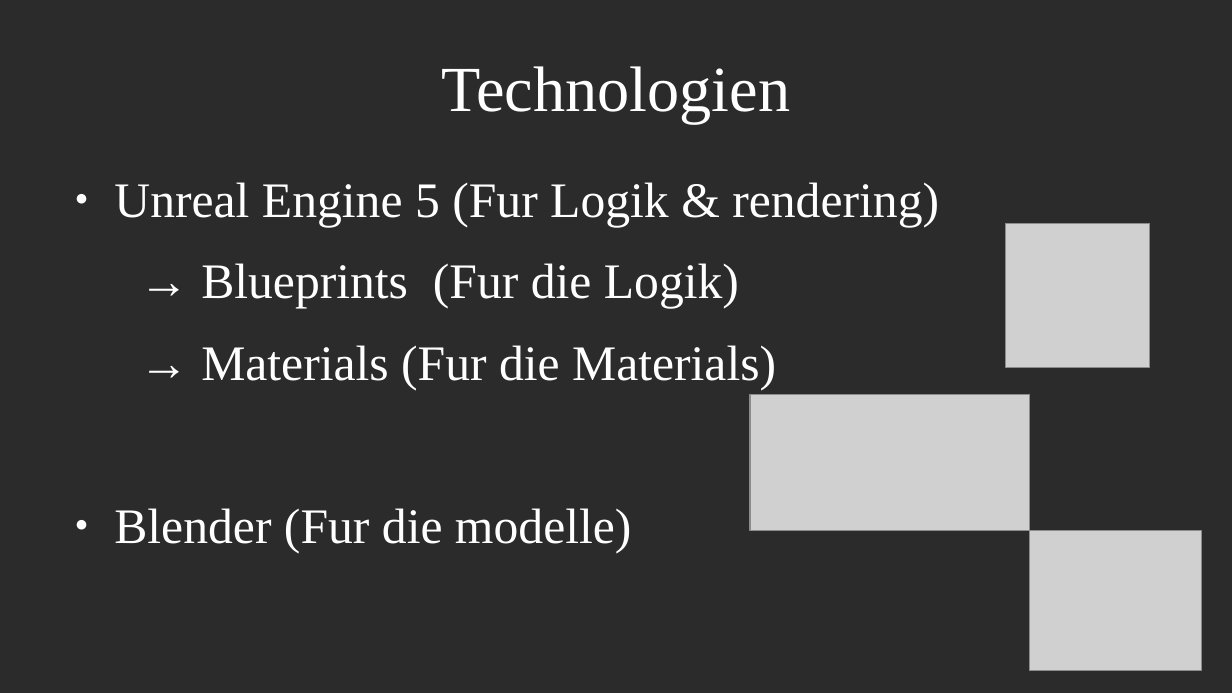
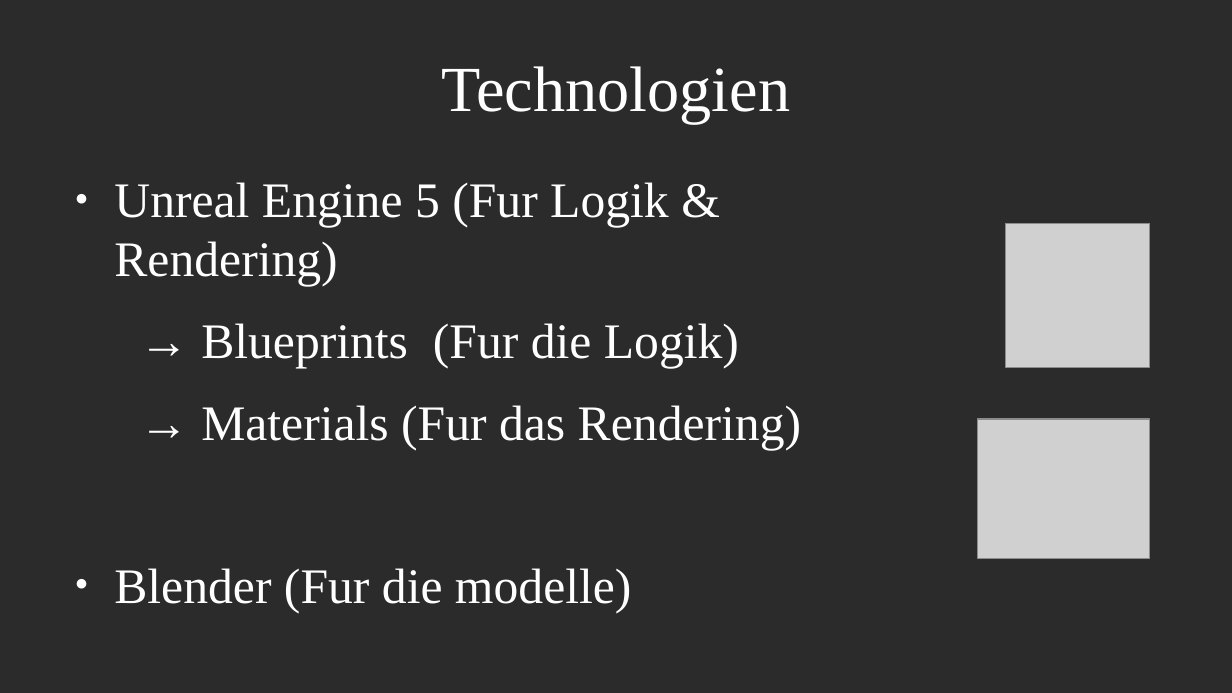
Before and after one commit to marexlife/Presentation, a slide deck: slide 3 of Builder.odp. Drawn at 1232x693 pixels with LibreOffice and Linux fonts; fonts in the diff are those of the drawing; grey boxes stand for pictures; background and template pictures are left out; a plain dark background stands for a picture behind light text. Boxes give left, top, right and bottom in pixels: in the first picture for what was removed or moved away, otherwise in the second. Text is boxed around its words. In the diff, an @@ line names an element or a change of style, - is before the commit and + after.

```diff
--- a/Builder.odp
+++ b/Builder.odp
@@ text at (114, 182, 669, 287): text changed @@
-● Unreal Engine 5 (Fur Logik & rendering)
+● Unreal Engine 5 (Fur Logik & Rendering)
@@ text at (201, 405, 801, 450): text changed @@
-→ Materials (Fur die Materials)
+→ Materials (Fur das Rendering)
@@ picture: place and size @@
-picture at (750, 395, 1030, 531)
+picture at (978, 419, 1150, 559)
@@ picture removed at (1030, 531, 1202, 671) @@
```
Also in this commit, not shown: 1 other slide changed, 1 slide added, 1 slide removed.
